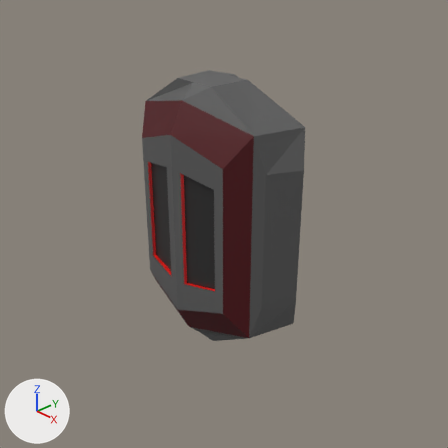
Renders of the Blender file models/station/expansion_bay.blend from each side of a commit.
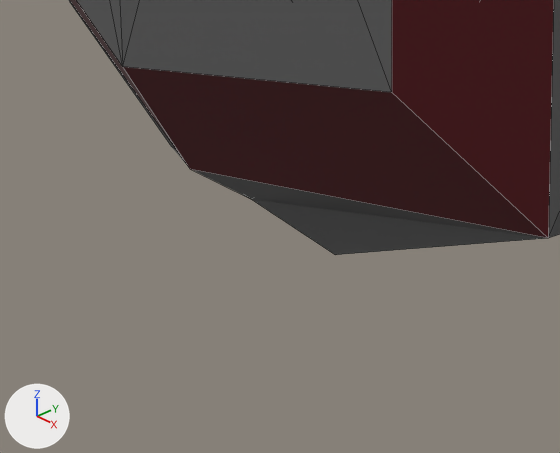
The first picture shows the older version from the file's camera 'Camera'. The close-ups show both versions on the part from 35% to 56% of the width and 67% to 84% of the height of that picture; other places that the commit changed are outside them. Arrows for +X, +Y and +Z are at lower left; the lights stay in place. The close-ups show mesh edges as thin lines.
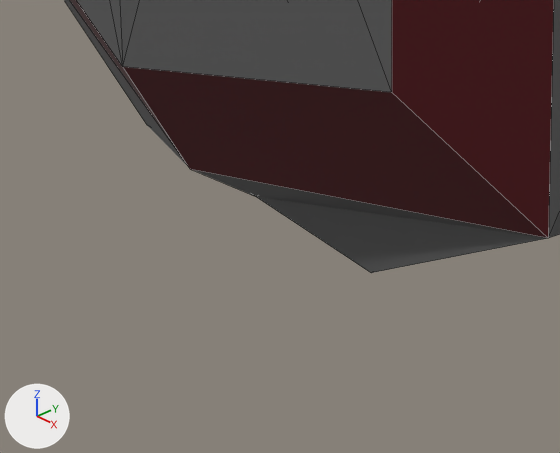
Boxes [x1, y1, x2, y2] around the edits, measured in the close-ups (560 x 453 px; the box of a moved part takes in the faces that stretch with it):
'Cube', reshaped: before [69, 0, 560, 255]; after [64, 0, 560, 273]
part 1 of me_cube, moved or reshaped: before [69, 0, 545, 255]; after [64, 0, 547, 273]

The change in detail:
me_cube has 66 vertices, 64 faces and spans x -0.94..0.94, y -1.19..0.0, z -1.31..1.31.
me_cube is used by ob_cube; location (0.0, 0.0, 0.0).
Part 1, on me_cube:
Vertex 34 of me_cube moves from (0.0, -0.51, -1.31) to (0.0, -0.5, -1.31).
Vertex 35 of me_cube moves from (-0.25, -0.51, -1.31) to (-0.3, -0.5, -1.31).
Vertex 38 of me_cube moves from (0.0, -0.91, -1.31) at pixel (251, 199) to (0.0, -0.9, -1.31) at pixel (256, 196).
Vertex 39 of me_cube moves from (-0.22, -0.91, -1.31) at pixel (171, 146) to (-0.3, -0.9, -1.31) at pixel (146, 124).
Vertex 40 of me_cube moves from (0.22, -0.91, -1.31) at pixel (335, 254) to (0.3, -0.9, -1.31) at pixel (371, 272).
Vertex 41 of me_cube moves from (0.25, -0.51, -1.31) to (0.3, -0.5, -1.31).
